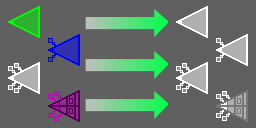
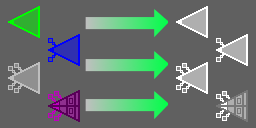
Layer changes from the first 256 × 128 image to the second:
painted on "Enemy_Elite.xcf #1" over [8, 62, 40, 94]
